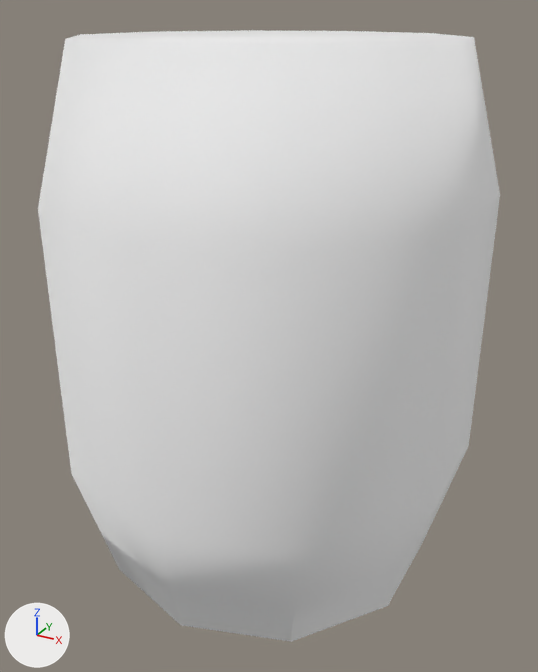
The glTF model assets/models/props/Tv_Barrel.glb, before and after one commit.
The view is the same before and after, from a 50 mm lens placed at (0.583, -1.056, 0.937), pointed at (0.009, -0.012, 0.416). The axes (+X, +Y, +Z) are drawn at lower left. The lights are the same throughout. The older version comes first.

The first picture shows 'barrel'.
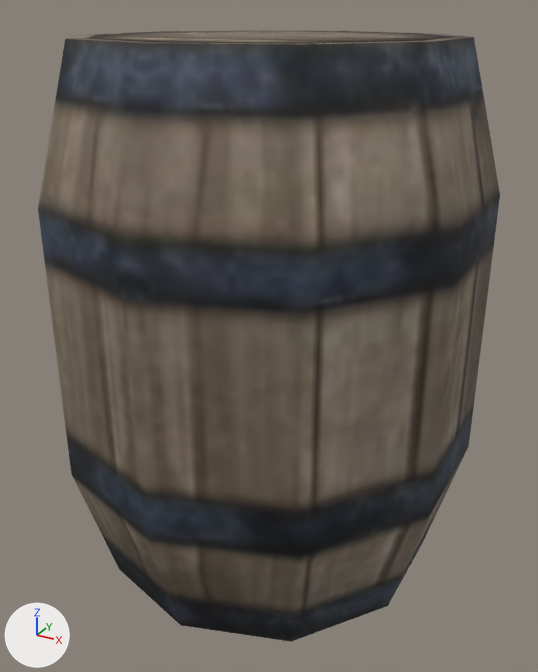
Patch to the scene script:
```diff
--- a/assets/models/props/Tv_Barrel.glb.py
+++ b/assets/models/props/Tv_Barrel.glb.py
@@ img_tex_barrel @@
+img_tex_barrel = load_image('tex_barrel', '_unpacked/tex_barrel', 256, 256, 'sRGB')
@@ mat_mat_barrel @@
 mat_mat_barrel = principled_material('mat_barrel')
-mat_mat_barrel.base_color = (1.0, 1.0, 1.0)  # white #ffffff
-mat_mat_barrel.metallic = 1.0
-mat_mat_barrel.roughness = 1.0
+mat_mat_barrel.texture = img_tex_barrel
+mat_mat_barrel.roughness = 0.85
```

Pixel boxes (x1, y1, x2, y2) of what changed, in the pictures (538 x 672 px):
'barrel', surface changed (darker): (38, 30, 500, 642) in both
